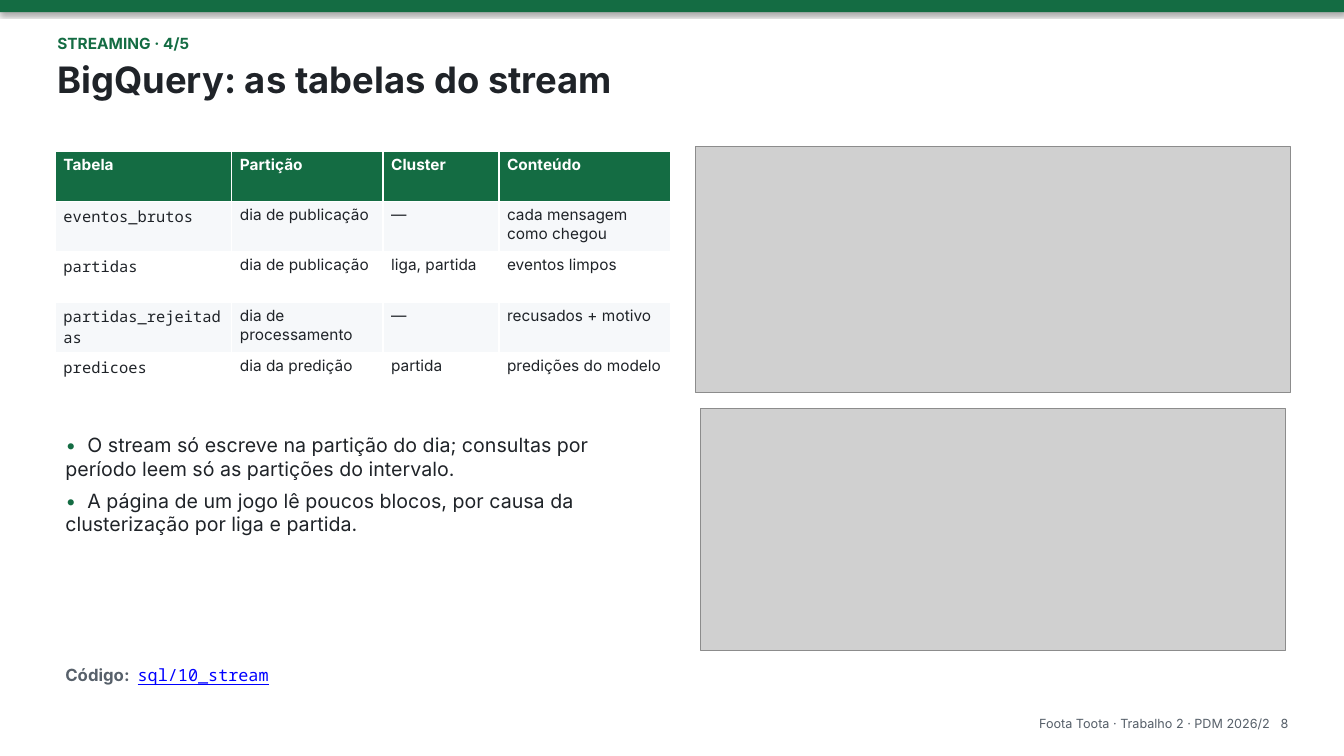
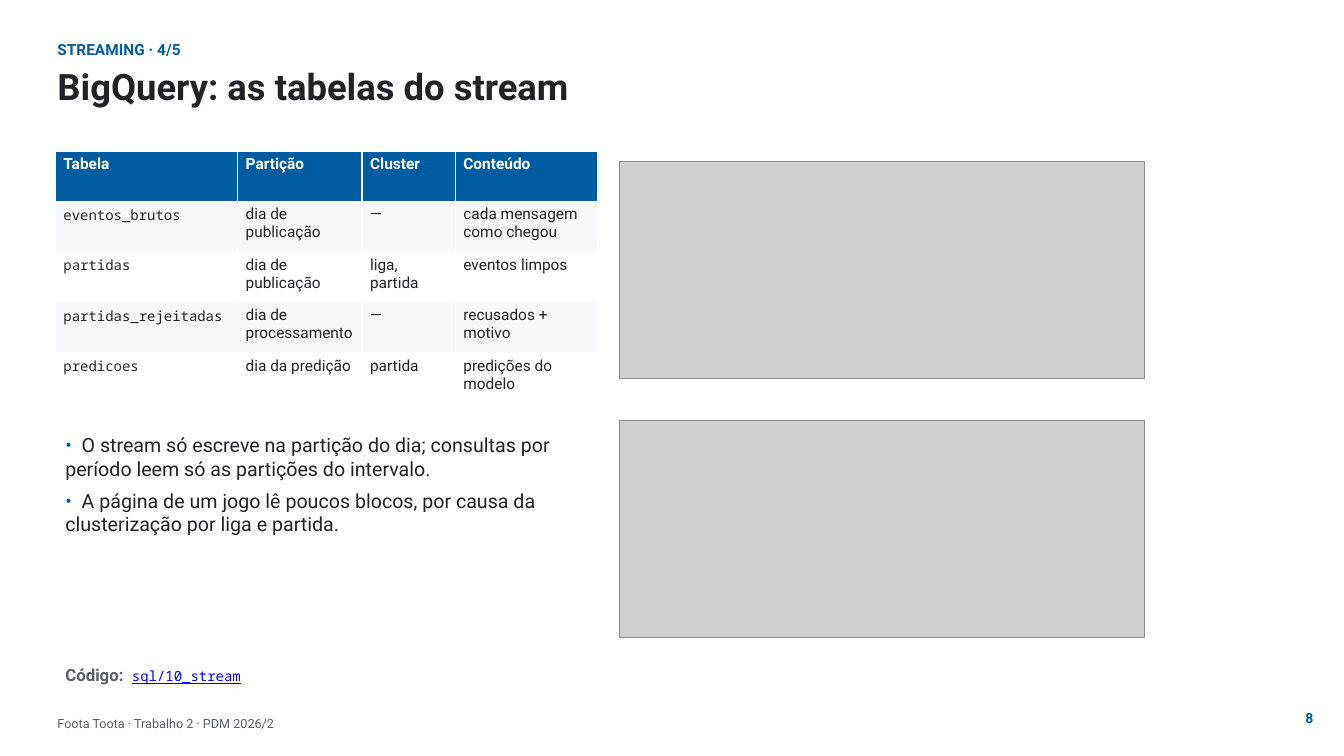
Before and after one commit to phael-exe/foota-toota, a slide deck: slide 8 of docs/apresentacao/trabalho2.pptx. Drawn at 1344x756 pixels with LibreOffice and Linux fonts; fonts in the diff are those of the drawing; grey boxes stand for pictures; background and template pictures are left out. Boxes give left, top, right and bottom in pixels: in the first picture for what was removed or moved away, otherwise in the second. Text is boxed around its words. In the diff, an @@ line names an element or a change of style, - is before the commit and + after.

```diff
--- a/docs/apresentacao/trabalho2.pptx
+++ b/docs/apresentacao/trabalho2.pptx
@@ rectangle removed at box(0, 0, 1344, 12) @@
@@ text "STREAMING · 4/5" at box(57, 44, 180, 56): font Inter to Roboto, text colour #146C43 to #005CA1 @@
@@ text "BigQuery: as tabelas do stream": place and size @@
-text "BigQuery: as tabelas do stream" at box(57, 65, 612, 101)
+text "BigQuery: as tabelas do stream" at box(57, 72, 569, 108)
@@ text "BigQuery: as tabelas do stream" at box(57, 72, 569, 108): font Inter to Roboto @@
@@ table at box(55, 151, 598, 403) @@
@@ fill #146C43 to #005CA1 in row 1 @@
@@ font Inter to Roboto in "Tabela", "Partição", "Cluster", "Conteúdo" and 12 more places @@
@@ size 11 to 10 pt in "eventos_brutos", "partidas", "partidas_rejeitadas", "predicoes" @@
@@ table: place and size @@
-table at box(55, 151, 670, 403)
+table at box(55, 151, 598, 403)
@@ picture: place and size @@
-picture at box(696, 146, 1291, 392)
+picture at box(620, 161, 1144, 378)
@@ text "• O stream só escreve ..." at box(65, 437, 550, 536): font Inter to Roboto; text colour #146C43 to #005CA1 in "•", "•" @@
@@ picture: place and size @@
-picture at box(701, 408, 1286, 650)
+picture at box(620, 420, 1144, 637)
@@ text "Código: sql/10_stream" at box(65, 668, 241, 685): size 12 to 10 pt in "sql/10_stream"; font Inter to Roboto in "Código:" @@
@@ text at box(57, 718, 274, 729): text changed; font Inter to Roboto @@
-Foota Toota · Trabalho 2 · PDM 2026/2 8
+Foota Toota · Trabalho 2 · PDM 2026/2
@@ text added at box(1305, 713, 1313, 723), 10 pt, text #005CA1, bold @@
+8
```
Also in this commit, not shown: 16 other slides changed, 1 slide added, 4 other files.
